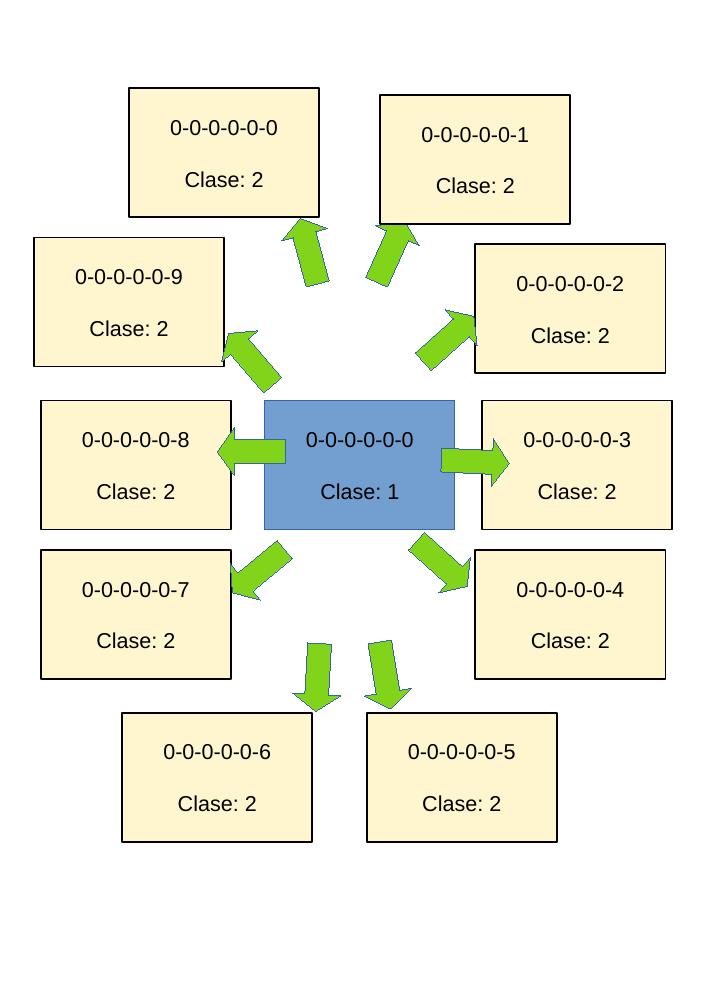
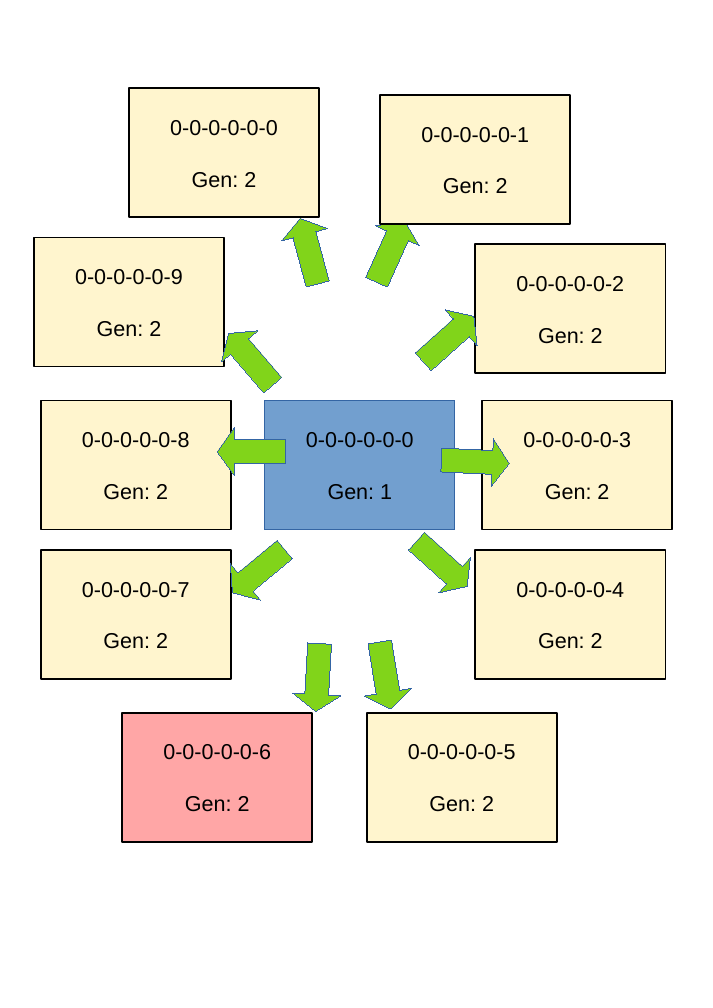
Before and after one commit to fabhrius/La-Cosa, a slide deck: slide 2 of capitulos/Otros ejemplos de resolucion de problemas/combinacion eficiencia.odp. Drawn at 713x1008 pixels with LibreOffice and Linux fonts; fonts in the diff are those of the drawing. Boxes give left, top, right and bottom in pixels: in the first picture for what was removed or moved away, otherwise in the second. Text is boxed around its words. In the diff, an @@ line names an element or a change of style, - is before the commit and + after.

```diff
--- a/capitulos/Otros ejemplos de resolucion de problemas/combinacion eficiencia.odp
+++ b/capitulos/Otros ejemplos de resolucion de problemas/combinacion eficiencia.odp
@@ text in rectangle at (x1=192, y1=172, x2=256, y2=188): text changed @@
-Clase: 2
+Gen: 2
@@ text in rectangle at (x1=443, y1=178, x2=508, y2=194): text changed @@
-Clase: 2
+Gen: 2
@@ text in rectangle at (x1=97, y1=321, x2=161, y2=337): text changed @@
-Clase: 2
+Gen: 2
@@ text in rectangle at (x1=538, y1=328, x2=603, y2=344): text changed @@
-Clase: 2
+Gen: 2
@@ text in rectangle at (x1=103, y1=484, x2=168, y2=500): text changed @@
-Clase: 2
+Gen: 2
@@ text in rectangle at (x1=328, y1=484, x2=392, y2=499): text changed @@
-Clase: 1
+Gen: 1
@@ text in rectangle at (x1=545, y1=484, x2=609, y2=500): text changed @@
-Clase: 2
+Gen: 2
@@ text in rectangle at (x1=103, y1=633, x2=168, y2=649): text changed @@
-Clase: 2
+Gen: 2
@@ text in rectangle at (x1=538, y1=633, x2=603, y2=649): text changed @@
-Clase: 2
+Gen: 2
@@ rectangle "0-0-0-0-0-6" at (x1=122, y1=713, x2=312, y2=842): fill #FFF5CE to #FFA6A6 @@
@@ text in rectangle at (x1=185, y1=796, x2=250, y2=812): text changed @@
-Clase: 2
+Gen: 2
@@ text in rectangle at (x1=429, y1=796, x2=494, y2=812): text changed @@
-Clase: 2
+Gen: 2
```
Also in this commit, not shown: 1 other slide changed, 4 slides added, 6 other files.
